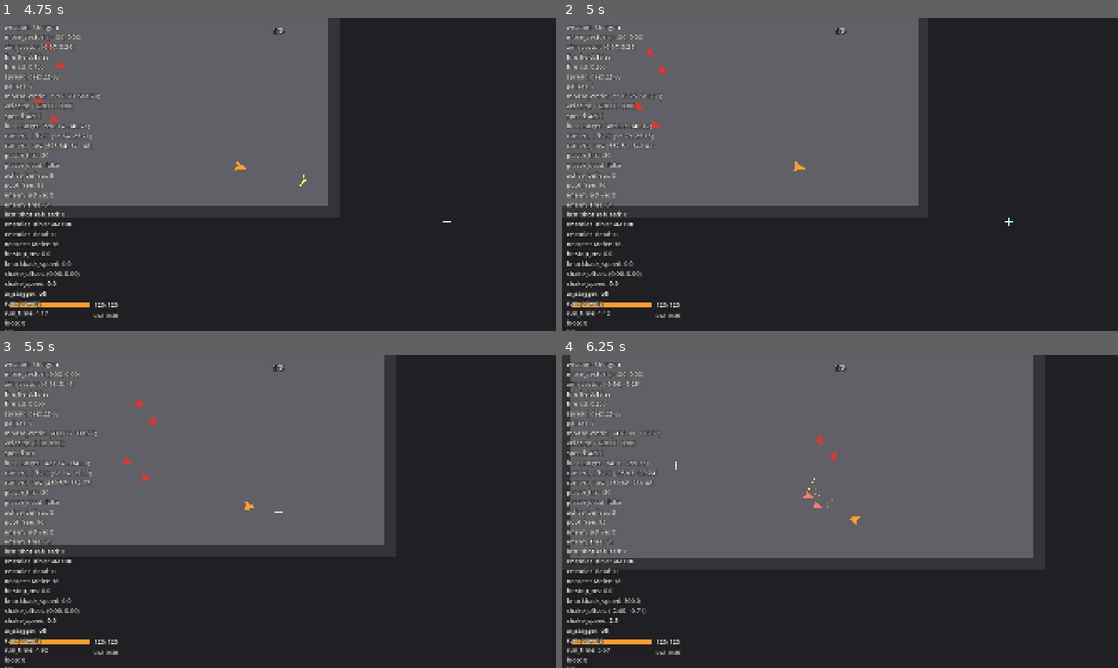
Above: before the commit, frames 1-4 (two rows, left to right).
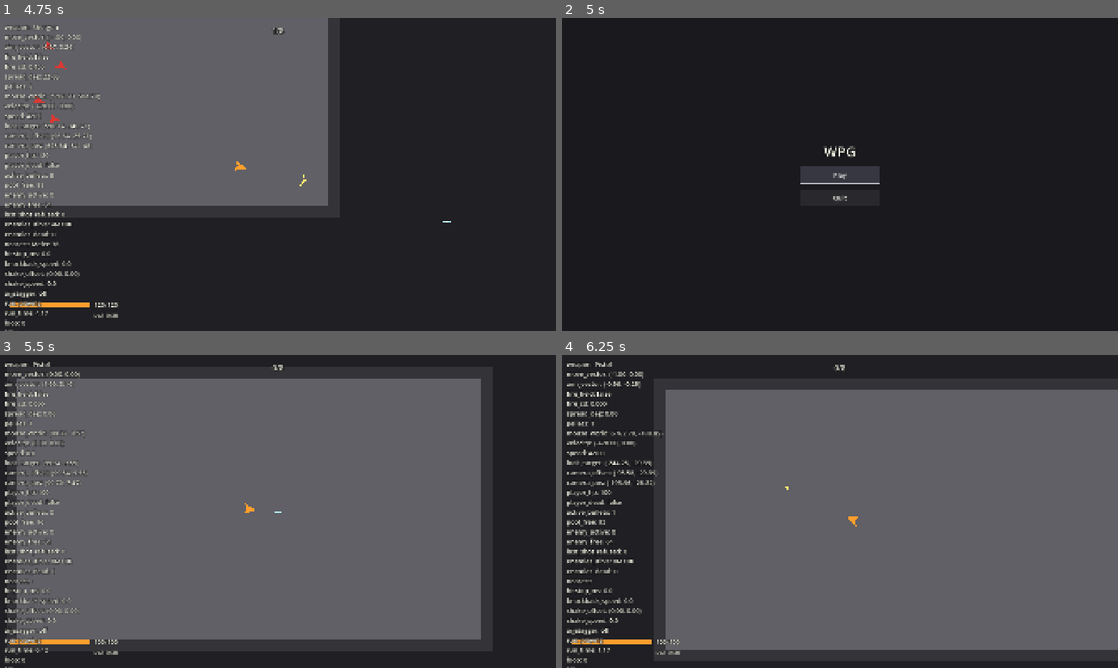
Above: after the commit, the same moments.

Repository: ZhiH2333/WPG
Game: Godot game, scene res://ui/main_menu.tscn
Same seed, same stepped clock (60 frames per second), same inputs: the game is played once before the commit and once after it.
Inputs (mouse positions are in pixels of both pictures, inside the frame that each line leads up to):
- Up to frame 1 (4.75 s): click "Play" at 0.5 s; tap Enter (ui_accept) at 1.25, 1.52, 2.27, 3.77, 4.52 s; move the mouse to (400, 158) at 1.27 s; press the mouse at (400, 158) at 1.28 s; hold D (move_right) 1.28-2.03 s; move the mouse to (166, 190) at 2.02 s; release the mouse at (166, 190) at 2.03 s; hold S (move_down) 2.03-2.78 s; click (166, 190) at 2.1 s; move the mouse to (333, 105) at 2.77 s; hold D (move_right) 2.78-3.53 s; hold 1 (weapon_pistol) 2.78-3.53 s; click (333, 105) at 3.05 s; move the mouse to (250, 237) at 3.52 s; hold U (debug_grant_upgrade) 3.53-4.28 s; tap 3 (weapon_rifle) at 3.6 s; click (250, 237) at 3.8 s; move the mouse to (444, 221) at 4.27 s; hold A (move_left) from 4.28 s (still down); hold 2 (weapon_shotgun) from 4.28 s (still down); click (444, 221) at 4.55 s
- Up to frame 2 (5 s): keep holding A (move_left); keep holding 2 (weapon_shotgun); tap Escape (ui_cancel) at 4.9 s
- Up to frame 3 (5.5 s): release A (move_left) at 5 s; release 2 (weapon_shotgun) at 5 s; click (278, 511) at 5 s, where only the run after the commit has a clickable "Play"
- Up to frame 4 (6.25 s): move the mouse to (673, 464) at 5.77 s; hold A (move_left) from 5.78 s (still down); click (673, 464) at 5.85 s; tap Enter (ui_accept) at 6.02 s

Frame 1 is identical in both runs. In frame 2, 43% of the frame differs, in the area x 0-82%, y 0-100%; in frame 3, 40%; in frame 4, 49%, in the area x 1-100%, y 0-96%.

Commit message:
:sparkles: add "esc" feature

Diff:
--- a/debug/debug_overlay.gd
+++ b/debug/debug_overlay.gd
@@ -86,7 +86,7 @@
 	var fps: int = Engine.get_frames_per_second()
 	var velocity: Vector2 = _read_velocity()
 	var weapon: Weapon = _read_weapon()
-	return "weapon: %s\nmove_vector: %s\naim_vector: %s\nfire_h …(599 unchanged characters)… e_alive: %d\nrest_left: %.2f\nreset: R\nfps: %d\nfps_min_2s: %.1f\nfps_avg_2s: %.1f" % [
+	return "weapon: %s\nmove_vector: %s\naim_vector: %s\nfire_h …(599 unchanged characters)… e_alive: %d\nrest_left: %.2f\nreset: R\nesc: menu\nfps: %d\nfps_min_2s: %.1f\nfps_avg_2s: %.1f" % [
 		_read_weapon_name(weapon),
 		_format_vector(_player_input.move_vector),
 		_format_vector(_player_input.aim_vector),
--- a/sandbox/combat_sandbox.gd
+++ b/sandbox/combat_sandbox.gd
@@ -34,6 +34,7 @@
 @onready var _upgrade_applier: UpgradeApplier = $UpgradeApplier
 
 func _ready() -> void:
+	Input.mouse_mode = Input.MOUSE_MODE_HIDDEN
 	_apply_wall_layers()
 	_bind_runtime()
 	_bind_window_cursor()
@@ -56,7 +57,7 @@
 	_run_session.tick(delta)
 
 func _unhandled_input(event: InputEvent) -> void:
-	if event.is_action_pressed("ui_cancel") and _run_session.is_player_dead():
+	if event.is_action_pressed("ui_cancel"):
 		get_viewport().set_input_as_handled()
 		get_tree().change_scene_to_file(MENU_SCENE)
 		return
@@ -240,7 +241,7 @@
 	window.mouse_exited.connect(_on_window_mouse_exited)
 	window.focus_entered.connect(_sync_system_cursor)
 	window.focus_exited.connect(_sync_system_cursor)
-	_mouse_inside_window = _is_mouse_inside_window()
+	_mouse_inside_window = true
 
 func _on_window_mouse_entered() -> void:
 	_mouse_inside_window = true
@@ -261,11 +262,6 @@
 	else:
 		Input.mouse_mode = Input.MOUSE_MODE_VISIBLE
 	_aim_reticle.visible = hide_cursor
-
-func _is_mouse_inside_window() -> bool:
-	var window: Window = get_window()
-	var window_rect: Rect2i = Rect2i(window.position, window.size)
-	return window_rect.has_point(DisplayServer.mouse_get_position())
 
 func _apply_wall_layers() -> void:
 	for child: Node in _walls.get_children():
--- a/weapons/projectile.gd
+++ b/weapons/projectile.gd
@@ -92,14 +92,9 @@
 	_damage_player_side(hit)
 
 func _damage_enemy_side(hit: Node) -> void:
-	var direction: Vector2 = _hit_direction()
-	var enemy: EnemyBase = hit as EnemyBase
-	if enemy != null:
-		enemy.apply_damage(_damage, global_position, direction)
+	if not hit.has_method("apply_damage"):
 		return
-	var dummy: DummyTarget = hit as DummyTarget
-	if dummy != null:
-		dummy.apply_damage(_damage, global_position, direction)
+	hit.call("apply_damage", _damage, global_position, _hit_direction())
 
 func _damage_player_side(hit: Node) -> void:
 	var player: Player = hit as Player
Not shown, changed: README.md
